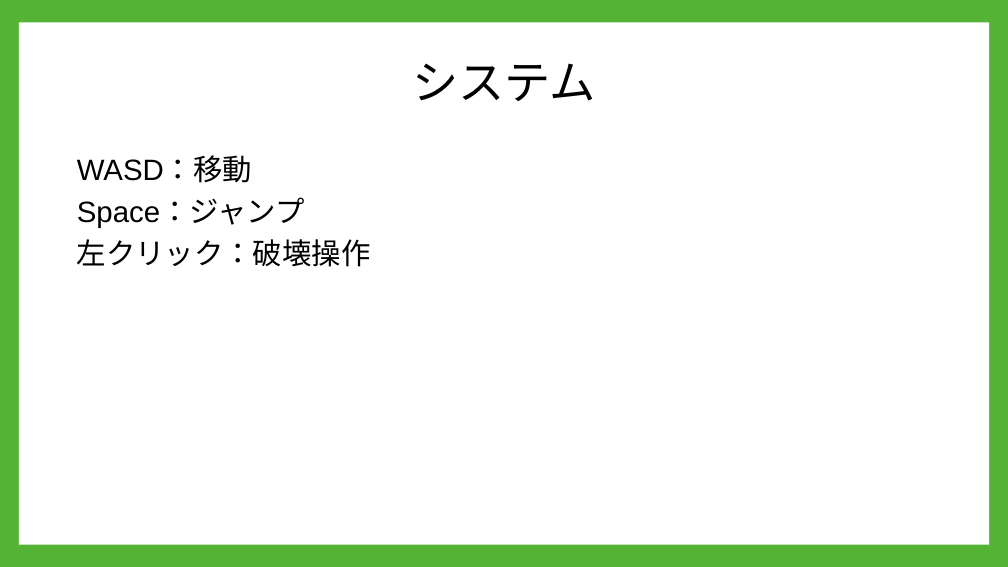
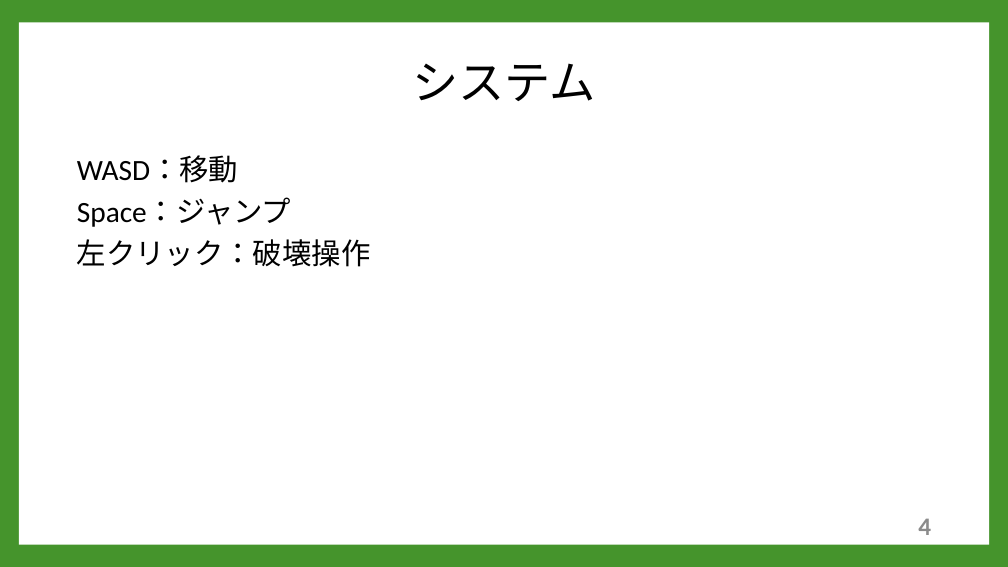
Before and after one commit to A23019/GC_A3_1, a slide deck: slide 5 of 企画/PowerPoint/企画案２.pptx. Drawn at 1008x567 pixels with LibreOffice and Linux fonts; fonts in the diff are those of the drawing; background and template pictures are left out. Boxes give left, top, right and bottom in pixels: in the first picture for what was removed or moved away, otherwise in the second. Text is boxed around its words. In the diff, an @@ line names an element or a change of style, - is before the commit and + after.

```diff
--- a/企画/PowerPoint/企画案２.pptx
+++ b/企画/PowerPoint/企画案２.pptx
@@ background #54B235 to #45942C @@
@@ text "WASD：移動" at [77,155,371,267]: font Arial to Calibri @@
@@ page number added at [918,518,931,535], 24 pt, text #8C8C8C, bold @@
+4
```
Also in this commit, not shown: 4 other slides changed, 2 slides added, 2 slides removed, 4 other files.
